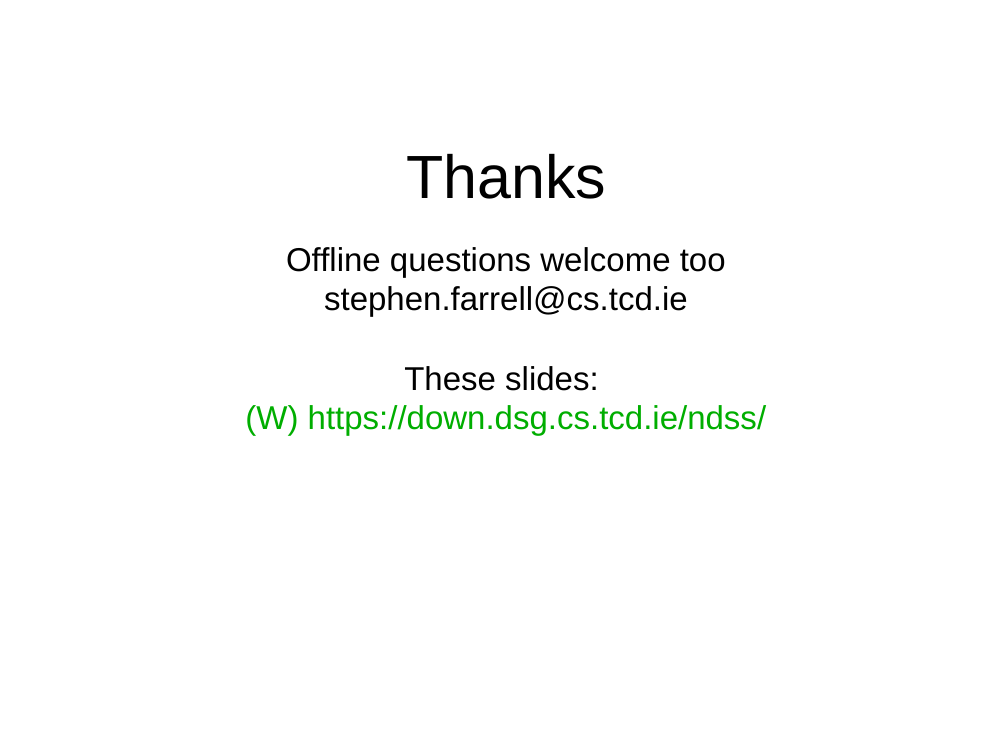
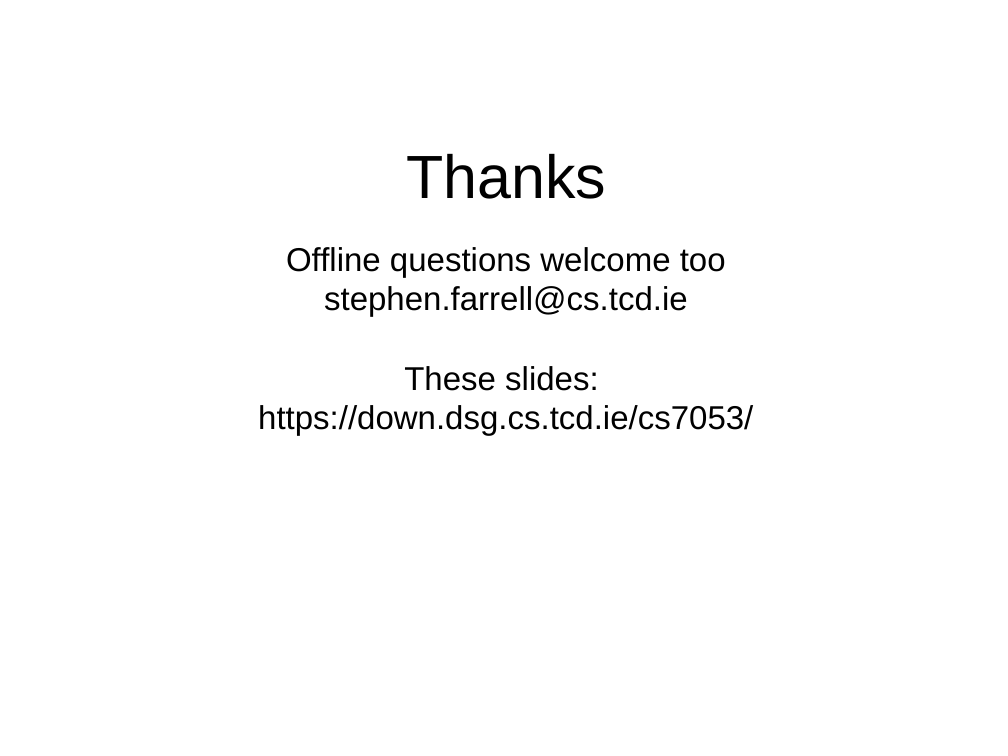
Before and after one commit to sftcd/cs7053, a slide deck: slide 27 of 2016lectures/08-snowdonia.odp (slide 26 before the commit). Drawn at 1008x756 pixels with LibreOffice and Linux fonts; fonts in the diff are those of the drawing; background and template pictures are left out. Boxes give left, top, right and bottom in pixels: in the first picture for what was removed or moved away, otherwise in the second. Text is boxed around its words. In the diff, an @@ line names an element or a change of style, - is before the commit and + after.

```diff
--- a/2016lectures/08-snowdonia.odp
+++ b/2016lectures/08-snowdonia.odp
@@ text at (258,366,753,436): text changed; text colour #00AE00 to #000000 @@
-These slides:
-(W) https://down.dsg.cs.tcd.ie/ndss/
+These slides:
+https://down.dsg.cs.tcd.ie/cs7053/
```
Also in this commit, not shown: 17 other slides changed, 2 slides added, 1 slide removed, 1 other file.
